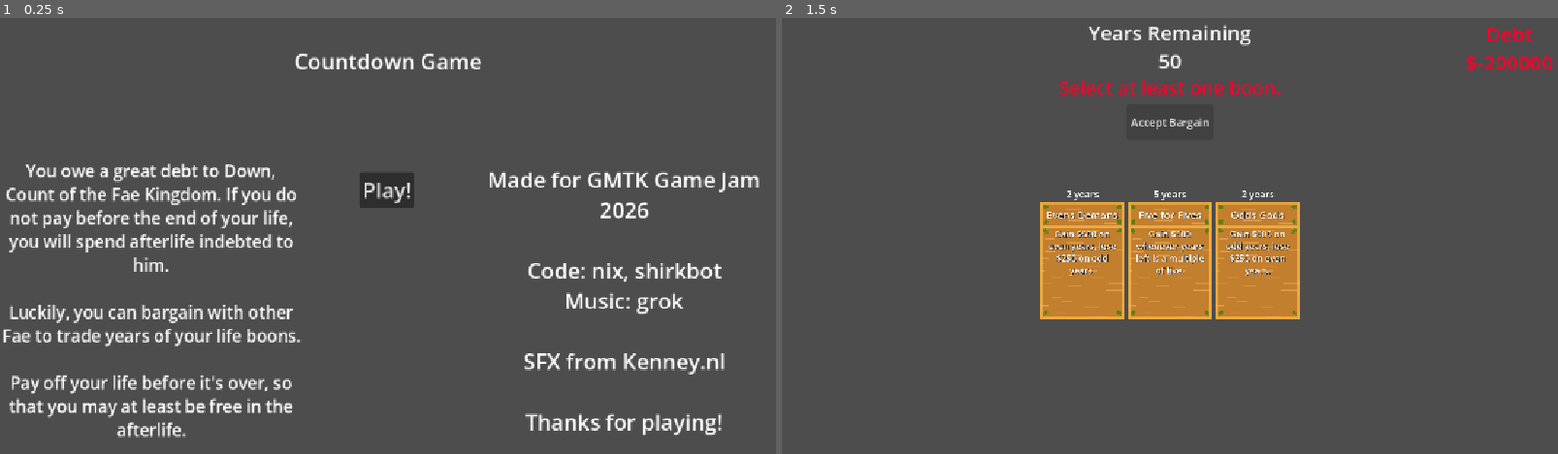
Above: before the commit, frames 1-2 (left to right).
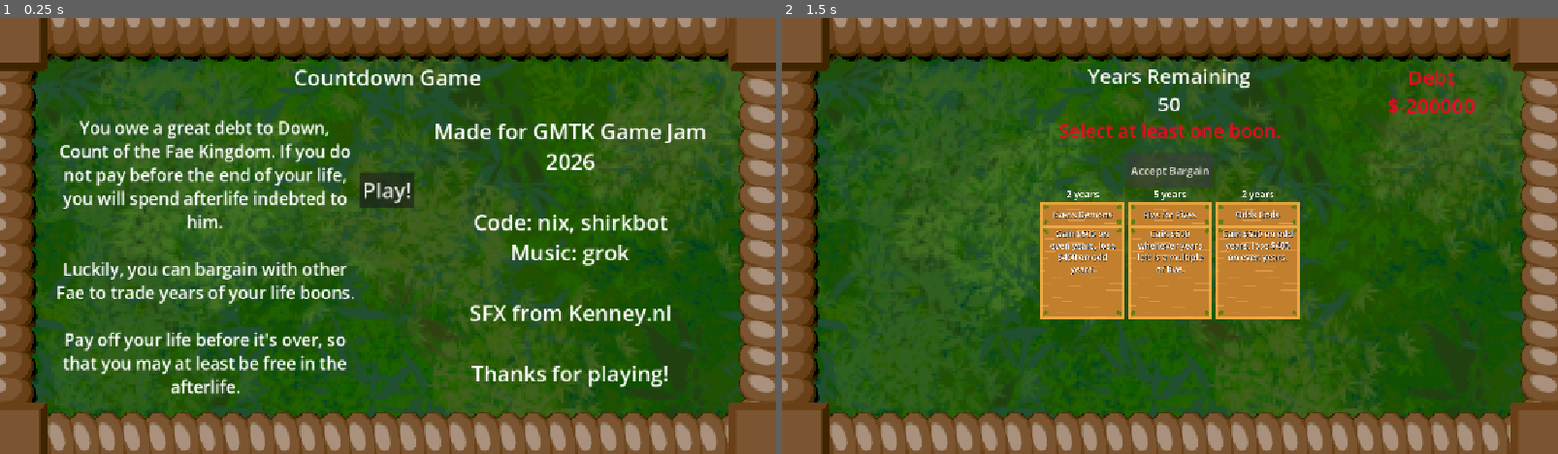
Above: after the commit, the same moments.

Repository: nixnull/gmtk-game-jam-2026-game
Game: Godot game, scene res://main_screen.tscn
The game is run twice, just before and just after one commit, with the same random seed, the same clock (stepped at 60 frames per second) and the same inputs.
Inputs:
- Up to frame 1 (0.25 s): no input
- Up to frame 2 (1.5 s): click "Play!" at 0.5 s; click "Accept Bargain" at 1.25 s

The runs differ from the first frame. In frame 1, 99% of the frame differs, in the area x 0-100%, y 0-100%; in frame 2, 92%.

Commit message:
refactored card definitions to make ehavy use of callables

Diff:
--- a/bank.gd
+++ b/bank.gd
@@ -23,10 +23,10 @@
 	while i < cards_to_draw:
 		var card_inst = card_scene.instantiate()
 		var rand_card = card_types.keys()[randi() % card_types.size()]
+
 		add_child(card_inst)
 		card_inst.set_card_info(rand_card, card_types[rand_card])
-
-		card_inst.set_cost(card_types[rand_card]["Cost"])
+		card_inst.show_cost()
 
 		drawn_cards.append(card_inst)
 
--- a/bank.tscn
+++ b/bank.tscn
@@ -1,8 +1,11 @@
 [gd_scene format=3 uid="uid://dt3217l4kq7j4"]
 
 [ext_resource type="Script" uid="uid://dljqoi0ogfgfb" path="res://bank.gd" id="1_070a6"]
+
+[sub_resource type="SpriteFrames" id="SpriteFrames_whcv5"]
 
 [node name="Bank" type="Node2D" unique_id=728236113]
 script = ExtResource("1_070a6")
 
 [node name="Background" type="AnimatedSprite2D" parent="." unique_id=783255834]
+sprite_frames = SubResource("SpriteFrames_whcv5")
--- a/card.gd
+++ b/card.gd
@@ -1,6 +1,9 @@
 extends Node2D
 
 var selected
+
+var cost = 0
+var cost_type = ""
 
 # Called when the node enters the scene tree for the first time.
 func _ready() -> void:
@@ -10,9 +13,10 @@
 func _process(delta: float) -> void:
 	pass
 
-func set_card_info(title, card):
+func set_card_info(title, card, cost=0):
 	$Title.text = title
 	$Desc.text = card["Desc"]
+	self.set_cost(card["Cost"].call())
 	$Background.play(str(card["Type"]))
 
 func get_title():
@@ -33,12 +37,18 @@
 	$HappeningLabel.text = text
 	$HappeningLabel.visible = true
 
-func set_cost(cost):
+func set_cost(received_cost):
+	cost = received_cost
 	var label_str = str(cost) + " year"
 	if cost not in [1,-1]:
 		label_str += "s"
 	$CostLabel.text = label_str
+
+func show_cost():
 	$CostLabel.visible = true
+
+func get_cost():
+	return cost
 
 func set_count(count):
 	$CountLabel.text = str(count)
--- a/card.tscn
+++ b/card.tscn
@@ -2,6 +2,7 @@
 
 [ext_resource type="Script" uid="uid://bbxq81ibqj15q" path="res://card.gd" id="1_rjlel"]
 [ext_resource type="Texture2D" uid="uid://geemb3s8k8oq" path="res://assets/contracts/birch_contract.png" id="2_e484p"]
+[ext_resource type="Texture2D" uid="uid://diks800gfvqkn" path="res://assets/contracts/edel_contract.png" id="3_1i5pp"]
 [ext_resource type="AudioStream" uid="uid://bf5wxbonaesv3" path="res://assets/kenney sfx/handleSmallLeather.ogg" id="3_e484p"]
 [ext_resource type="Texture2D" uid="uid://cybpiofl7r2tn" path="res://assets/contracts/willow_contract.png" id="3_fpac0"]
 [ext_resource type="AudioStream" uid="uid://cpgtjymb5kypr" path="res://assets/kenney sfx/handleSmallLeather2.ogg" id="4_fpac0"]
@@ -18,10 +19,10 @@
 }, {
 "frames": [{
 "duration": 1.0,
-"texture": ExtResource("3_fpac0")
+"texture": ExtResource("3_1i5pp")
 }],
 "loop": 1,
-"name": &"special",
+"name": &"edelwood",
 "speed": 5.0
 }, {
 "frames": [{
@@ -38,7 +39,7 @@
 
 [node name="Background" type="AnimatedSprite2D" parent="." unique_id=963557881]
 sprite_frames = SubResource("SpriteFrames_elxoo")
-animation = &"special"
+animation = &"edelwood"
 
 [node name="Title" type="RichTextLabel" parent="." unique_id=21012014]
 offset_left = -118.0
@@ -46,7 +47,7 @@
 offset_right = 118.0
 offset_bottom = -104.0
 theme_override_colors/font_shadow_color = Color(0, 0, 0, 1)
-theme_override_font_sizes/normal_font_size = 30
+theme_override_font_sizes/normal_font_size = 25
 text = "Card Title"
 horizontal_alignment = 1
 vertical_alignment = 1
@@ -57,7 +58,7 @@
 offset_right = 109.0
 offset_bottom = 168.0
 theme_override_colors/font_shadow_color = Color(0, 0, 0, 1)
-theme_override_font_sizes/normal_font_size = 26
+theme_override_font_sizes/normal_font_size = 25
 text = "This is what the card does. It should be able to fit several words just fine. Blah."
 horizontal_alignment = 1
 
--- a/final_screen.tscn
+++ b/final_screen.tscn
@@ -10,9 +10,10 @@
 anchors_preset = 5
 anchor_left = 0.5
 anchor_right = 0.5
-offset_left = -128.5
-offset_right = 128.5
-offset_bottom = 105.0
+offset_left = -128.0
+offset_top = 64.0
+offset_right = 129.0
+offset_bottom = 169.0
 grow_horizontal = 2
 theme_override_font_sizes/normal_font_size = 30
 text = "Final Score
--- a/game_screen.gd
+++ b/game_screen.gd
@@ -3,67 +3,78 @@
 var card_types = {
 	"One for Ones": {
 		"Desc": "Gain $100 whenever years left is a multiple of one.",
-		"Cost": 1,
-		"Type": "birch",
-		"Function": proc_timer_multiple, "Parameters": [fmod,1,100]
+		"Type": "birch",
+		"Cost": calcost_birch.bind(1),
+		"Proc": proc_on_timer_multiple.bind(1),
+		"Effect": update_score.bind(100)
 	},
 	"Two for Twos": {
 		"Desc": "Gain $200 whenever years left is a multiple of two.",
-		"Cost": 2,
-		"Type": "birch",
-		"Function": proc_timer_multiple, "Parameters": [fmod,2,200]
+		"Type": "birch",
+		"Cost": calcost_birch.bind(2),
+		"Proc": proc_on_timer_multiple.bind(2),
+		"Effect": update_score.bind(200)
 	},
 	"Three for Threes": {
 		"Desc": "Gain $300 whenever years left is a multiple of three.",
-		"Cost": 3,
-		"Type": "birch",
-		"Function": proc_timer_multiple, "Parameters": [fmod,3,300]
+		"Type": "birch",
+		"Cost": calcost_birch.bind(3),
+		"Proc": proc_on_timer_multiple.bind(3),
+		"Effect": update_score.bind(300)
 	},
 	"Five for Fives": {
 		"Desc": "Gain $500 whenever years left is a multiple of five.",
-		"Cost": 5,
-		"Type": "birch",
-		"Function": proc_timer_multiple, "Parameters": [fmod,5,500]
+		"Type": "birch",
+		"Cost": calcost_birch.bind(5),
+		"Proc": proc_on_timer_multiple.bind(5),
+		"Effect": update_score.bind(500)
 	},
 	"Seven for Sevens": {
 		"Desc": "Gain $700 whenever years left is a multiple of seven.",
-		"Cost": 7,
-		"Type": "birch",
-		"Function": proc_timer_multiple, "Parameters": [fmod,7,700]
+		"Type": "birch",
+		"Cost": calcost_birch.bind(7),
+		"Proc": proc_on_timer_multiple.bind(7),
+		"Effect": update_score.bind(700)
 	},
 	"Evens Demons": {
-		"Desc": "Gain $500 on even years, lose $250 on odd years.",
-		"Cost": 2,
-		"Type": "birch",
-		"Function": proc_on_even, "Parameters": [500,-250]
+		"Desc": "Gain $500 on even years, lose $400 on odd years.",
+		"Type": "birch",
+		"Cost": calcost_birch.bind(2),
+		"Proc": proc_on_even,
+		"Effect": update_score.bind(500),
+		"Bad Proc": proc_on_odd,
+		"Bad Effect": update_score.bind(-400)
 	},
 	"Odds Gods": {
-		"Desc": "Gain $500 on odd years, lose $250 on even years.",
-		"Cost": 2,
-		"Type": "birch",
-		"Function": proc_on_odd, "Parameters": [500,-250]
-	},
-
+		"Desc": "Gain $500 on odd years, lose $400 on even years.",
+		"Type": "birch",
+		"Cost": calcost_birch.bind(2),
+		"Proc": proc_on_odd,
+		"Effect": update_score.bind(500),
+		"Bad Proc": proc_on_even,
+		"Bad Effect": update_score.bind(-400)
+	},
 	"Prime Meridian": {
 		"Desc": "Gain the number of years left as money if the years left is prime.",
-		"Cost": 4,
-		"Type": "willow",
-		"Function": proc_is_prime, "Parameters": []
+		"Type": "birch",
+		"Cost": calcost_birch.bind(2),
+		"Proc": proc_is_prime,
+		"Effect": effect_prime_meridian
 	},
 
 	"Third Eye": {
 		"Desc": "Fae offer one more boon.",
-		"Cost": 4,
 		"Type": "willow",
-		"Function": proc_do_nothing, "Parameters": []
+		"Cost": calcost_thirdeye.bind()
 	},
 
 		"Second Lease on Life": {
-		"Desc": "Trade in $1000 for 10 years back.",
-		"Cost": -10,
-		"Type": "willow",
-		"Function": proc_regain_years, "Parameters": [10000]
-	},
+		"Desc": "Double your debt (or halve your money) to buy a few more years.",
+		"Type": "edelwood",
+		"Cost": calcost_edelwood,
+		"Proc": proc_always,
+		"Effect": effect_edelwood,
+	}
 
 }
 
@@ -83,6 +94,7 @@
 func _ready() -> void:
 	$Bank.card_types = card_types
 	$Inventory.card_types = card_types
+	var test = proc_on_timer_multiple.bind(1)
 
 # Called every frame. 'delta' is the elapsed time since the previous frame.
 func _process(delta: float) -> void:
@@ -90,8 +102,7 @@
 	total_selected_cost = 0
 
 	for card in selected_cards:
-		var card_title = card.get_title()
-		total_selected_cost += card_types[card_title]["Cost"]
+		total_selected_cost += card.get_cost()
 
 	if selected_cards.is_empty():
 		$ScoreSubtractingLabel.set("theme_override_colors/default_color", Color(0.996, 0.0, 0.164, 1.0))
@@ -126,13 +137,23 @@
 func update_turns(turns_lost):
 	turns_left -= turns_lost
 	$"TurnsLeft".text = "Years Remaining\n" + str(turns_left)
-	if turns_left <= 0:
-		game_over.emit(score)
 
 	#Run Card functions
 	for card in owned_cards:
 		for i in range(owned_cards[card]):
-			card_types[card]["Function"].call(card_types[card]["Parameters"])
+			if "Proc" in card_types[card]:
+				print("Check for proc of " + card + "#" + str(i) + "...")
+				if card_types[card]["Proc"].call():
+					print("It procs!")
+					card_types[card]["Effect"].call()
+			if "Bad Proc" in card_types[card]:
+				print("Check for bad proc of " + card + "#" + str(i) + "...")
+				if card_types[card]["Bad Proc"].call():
+					print("It bad procs!")
+					card_types[card]["Bad Effect"].call()
+
+	if turns_left <= 0:
+		game_over.emit(score)
 
 func update_score(amount, setting=false):
 	var valiance = ""
@@ -157,7 +178,7 @@
 
 	for card in selected_cards:
 		var card_title = card.get_title()
-		total_cost += card_types[card_title]["Cost"]
+		total_cost += card.get_cost()
 
 		if card_title in owned_cards:
 			owned_cards[card_title] += 1
@@ -180,7 +201,7 @@
 
 		print("Ok, ", turns_left, " years left...")
 
-func proc_is_prime(parameters):
+func proc_is_prime():
 	var number = turns_left
 	var is_prime = true
 
@@ -193,38 +214,38 @@
 			if fmod(number, i) == 0:
 				is_prime = false
 
-	print(number, " is prime? ", is_prime)
-	if is_prime:
-		update_score(turns_left)
-
-func proc_timer_multiple(parameters):
-	var proc_condition = parameters[0]
-	var proc_compare_to = parameters[1]
-	var reward = parameters[2]
-
-	print("Is ", turns_left, " a multiple of ", proc_compare_to, "?")
-
-	if proc_condition.call(turns_left, proc_compare_to) == 0:
-		update_score(int(reward))
-		print("Yes!")
-	else:
-		print("No :(")
-
-func proc_do_nothing(parameters):
-	pass
-
-func proc_on_even(parameters):
-	if fmod(turns_left, 2) == 0:
-		update_score(parameters[0])
-	else:
-		update_score(parameters[1])
-
-func proc_on_odd(parameters):
-	if fmod(turns_left, 2) != 0:
-		update_score(parameters[0])
-	else:
-		update_score(parameters[1])
-
-func proc_regain_years(parameters):
-	update_score(-parameters[0])
+	return is_prime
+
+func proc_on_timer_multiple(number):
+	return fmod(turns_left, number) == 0
+
+func calcost_birch(cost):
+	return cost
+
+func calcost_thirdeye():
+	if "Third Eye" in owned_cards:
+		return owned_cards["Third Eye"] * 2
+	else:
+		return 1
+
+func calcost_edelwood():
+	return 5
+
+func proc_always():
+	return true
+
+func proc_on_even():
+	return fmod(turns_left, 2) == 0
+
+func proc_on_odd():
+	return not proc_on_even()
+
+func effect_prime_meridian():
+	return turns_left
+
+func effect_edelwood():
+	if score > 0:
+		update_score(-(score / 2))
+	else:
+		update_score(score)
 	owned_cards.erase("Second Lease on Life")
--- a/game_screen.tscn
+++ b/game_screen.tscn
@@ -23,9 +23,9 @@
 anchor_right = 0.5
 anchor_bottom = 1.0
 offset_left = -64.0
-offset_top = -520.0
+offset_top = -448.0
 offset_right = 64.0
-offset_bottom = -467.0
+offset_bottom = -395.0
 grow_horizontal = 2
 grow_vertical = 0
 text = "Accept Bargain"
@@ -34,9 +34,10 @@
 anchors_preset = 5
 anchor_left = 0.5
 anchor_right = 0.5
-offset_left = -159.5
-offset_right = 159.5
-offset_bottom = 84.0
+offset_left = -160.0
+offset_top = 64.0
+offset_right = 159.0
+offset_bottom = 148.0
 grow_horizontal = 2
 theme_override_font_sizes/normal_font_size = 30
 text = "Turns Remaining
@@ -47,9 +48,9 @@
 
 [node name="ScoreSubtractingLabel" type="RichTextLabel" parent="." unique_id=352834983]
 offset_left = 368.0
-offset_top = 84.0
+offset_top = 148.0
 offset_right = 784.0
-offset_bottom = 124.0
+offset_bottom = 188.0
 theme_override_colors/default_color = Color(1, 0.15686275, 0.53333336, 1)
 theme_override_font_sizes/normal_font_size = 28
 horizontal_alignment = 1
@@ -59,8 +60,10 @@
 anchors_preset = 1
 anchor_left = 1.0
 anchor_right = 1.0
-offset_left = -144.0
-offset_bottom = 88.0
+offset_left = -320.0
+offset_top = 64.0
+offset_right = -56.0
+offset_bottom = 152.0
 grow_horizontal = 0
 theme_override_colors/default_color = Color(1, 0.23529412, 0.39607844, 1)
 theme_override_font_sizes/normal_font_size = 30
--- a/main_screen.tscn
+++ b/main_screen.tscn
@@ -1,12 +1,28 @@
 [gd_scene format=3 uid="uid://cx5ri8k15jmvc"]
 
 [ext_resource type="Script" uid="uid://cwaqvxt4smtsh" path="res://main_screen.gd" id="1_w0p2i"]
+[ext_resource type="Texture2D" uid="uid://ccd686yj8xioi" path="res://assets/background.png" id="2_4sclt"]
 [ext_resource type="PackedScene" uid="uid://bmcj6g2n8mabc" path="res://start_screen.tscn" id="2_7a4el"]
 [ext_resource type="PackedScene" uid="uid://sj0aanbf1a86" path="res://game_screen.tscn" id="3_7a4el"]
 [ext_resource type="PackedScene" uid="uid://dusjupyjf6ao" path="res://final_screen.tscn" id="4_kwhh3"]
 
+[sub_resource type="SpriteFrames" id="SpriteFrames_elxoo"]
+animations = [{
+"frames": [{
+"duration": 1.0,
+"texture": ExtResource("2_4sclt")
+}],
+"loop": 1,
+"name": &"default",
+"speed": 5.0
+}]
+
 [node name="MainScreen" type="Node" unique_id=1997647480]
 script = ExtResource("1_w0p2i")
+
+[node name="AnimatedSprite2D" type="AnimatedSprite2D" parent="." unique_id=1668914512]
+position = Vector2(576, 324)
+sprite_frames = SubResource("SpriteFrames_elxoo")
 
 [node name="StartScreen" parent="." unique_id=281103666 instance=ExtResource("2_7a4el")]
 visible = false
--- a/start_screen.tscn
+++ b/start_screen.tscn
@@ -10,9 +10,10 @@
 anchors_preset = 5
 anchor_left = 0.5
 anchor_right = 0.5
-offset_left = -183.0
-offset_right = 183.0
-offset_bottom = 128.0
+offset_left = -184.0
+offset_top = 24.0
+offset_right = 182.0
+offset_bottom = 152.0
 grow_horizontal = 2
 size_flags_horizontal = 4
 size_flags_vertical = 4
@@ -27,9 +28,10 @@
 anchor_top = 0.29629636
 anchor_right = 0.9375
 anchor_bottom = 1.0
-offset_left = 70.0
-offset_top = -3.0517578e-05
-offset_right = 70.0
+offset_left = -10.0
+offset_top = -72.000046
+offset_right = -10.0
+offset_bottom = -72.0
 grow_horizontal = 2
 grow_vertical = 0
 theme_override_font_sizes/normal_font_size = 32
@@ -62,9 +64,10 @@
 stream = ExtResource("2_pevhg")
 
 [node name="RichTextLabel" type="RichTextLabel" parent="." unique_id=359517470]
-offset_top = 192.0
-offset_right = 448.0
-offset_bottom = 648.0
+offset_left = 80.0
+offset_top = 128.0
+offset_right = 528.0
+offset_bottom = 584.0
 theme_override_font_sizes/normal_font_size = 25
 text = "You owe a great debt to Down, Count of the Fae Kingdom. If you do not pay before the end of your life, you will spend afterlife indebted to him.
 
Not shown, added: assets/contracts/edel_contract.png.import
